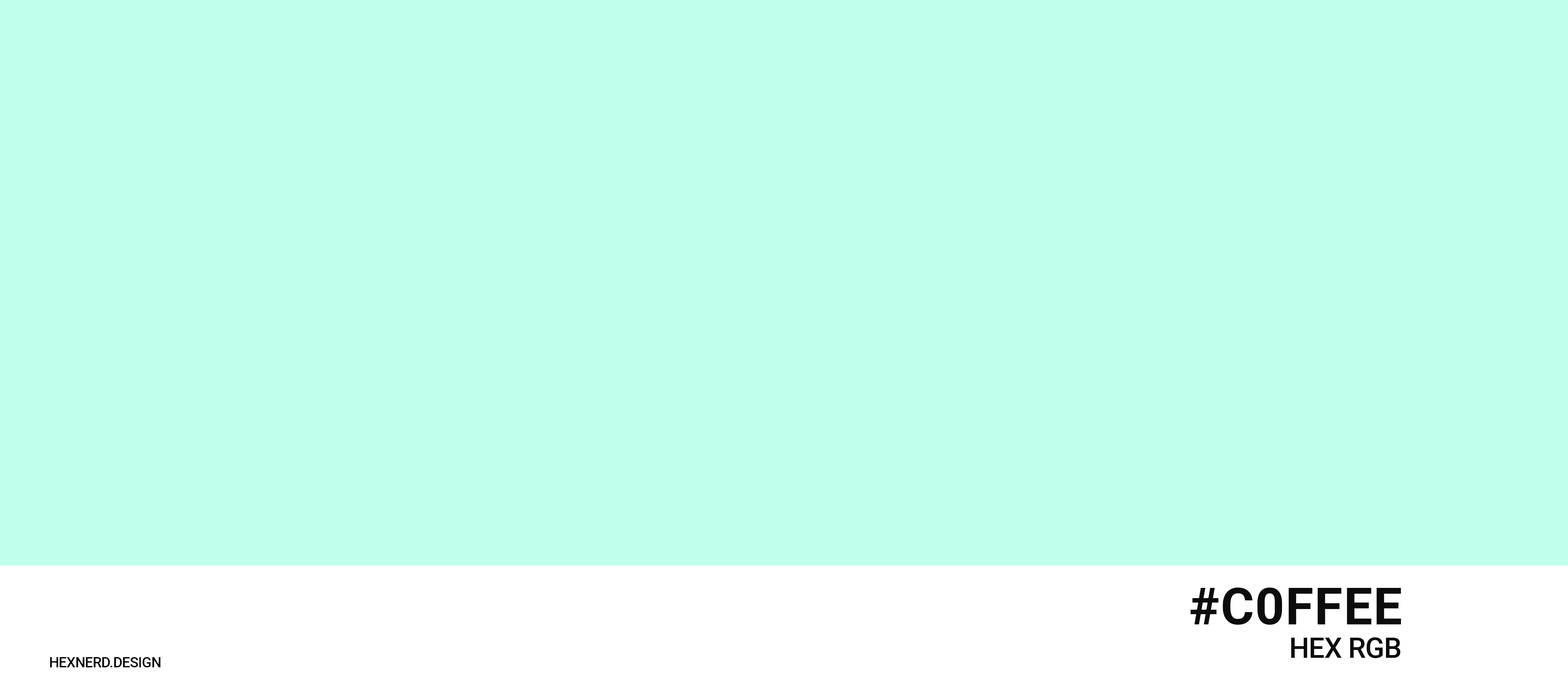
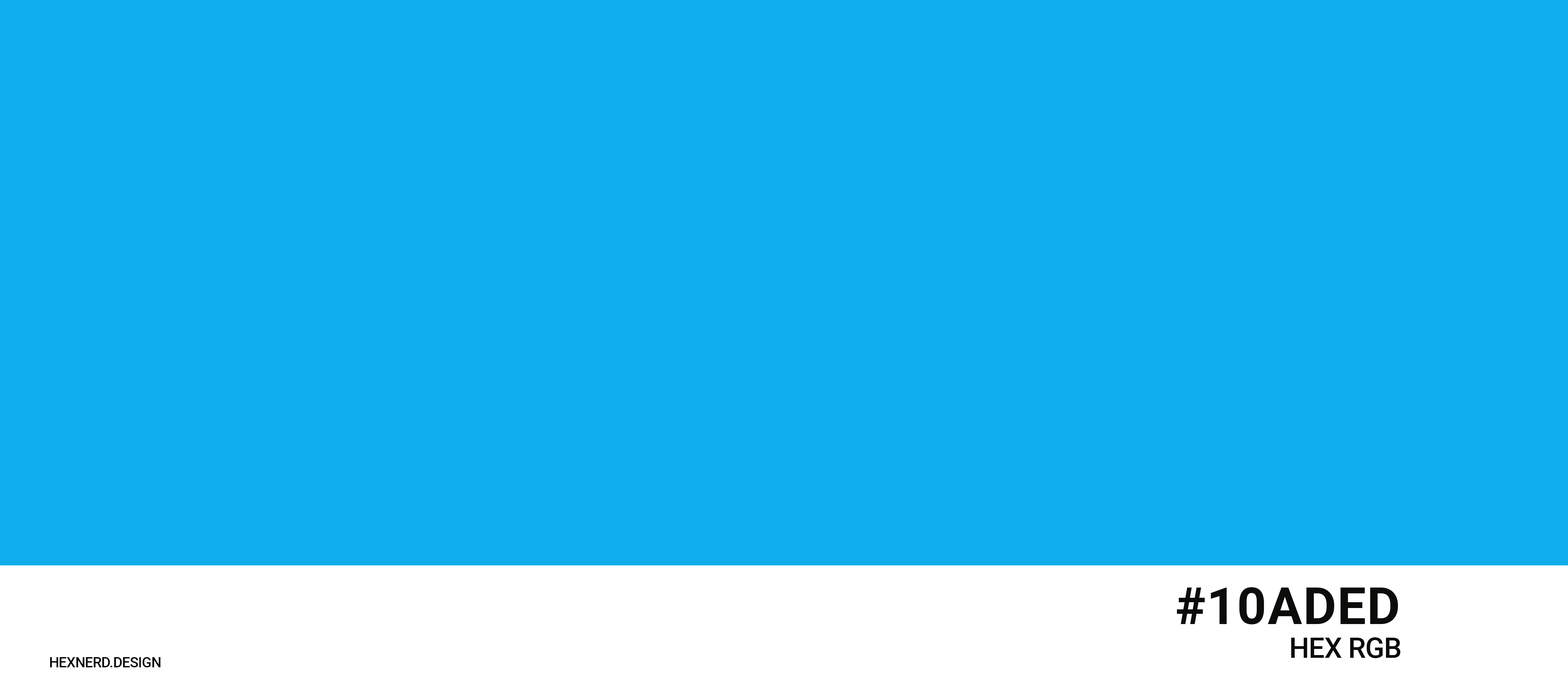
Layers edited between the first and the second 1568 x 682 image:
renamed "#C0FFEE" to "#10ADED", painted on it over [1176, 586, 1401, 625]
renamed "Layer 3" to "bg", moved it out of group "Background", painted on it over [0, 0, 1568, 625]
